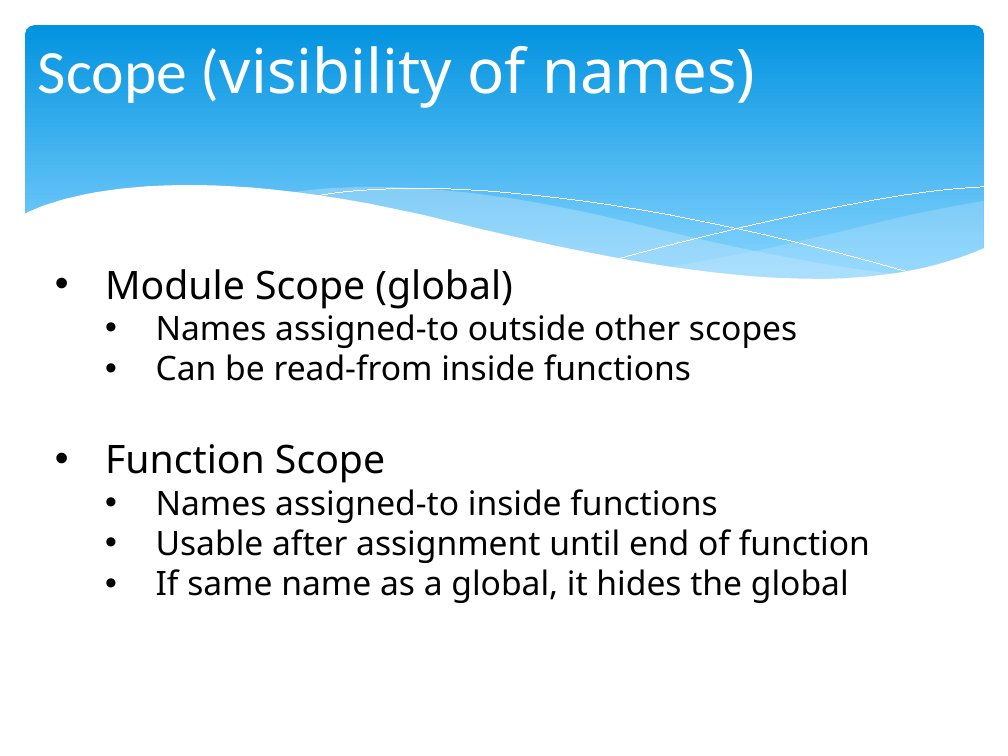
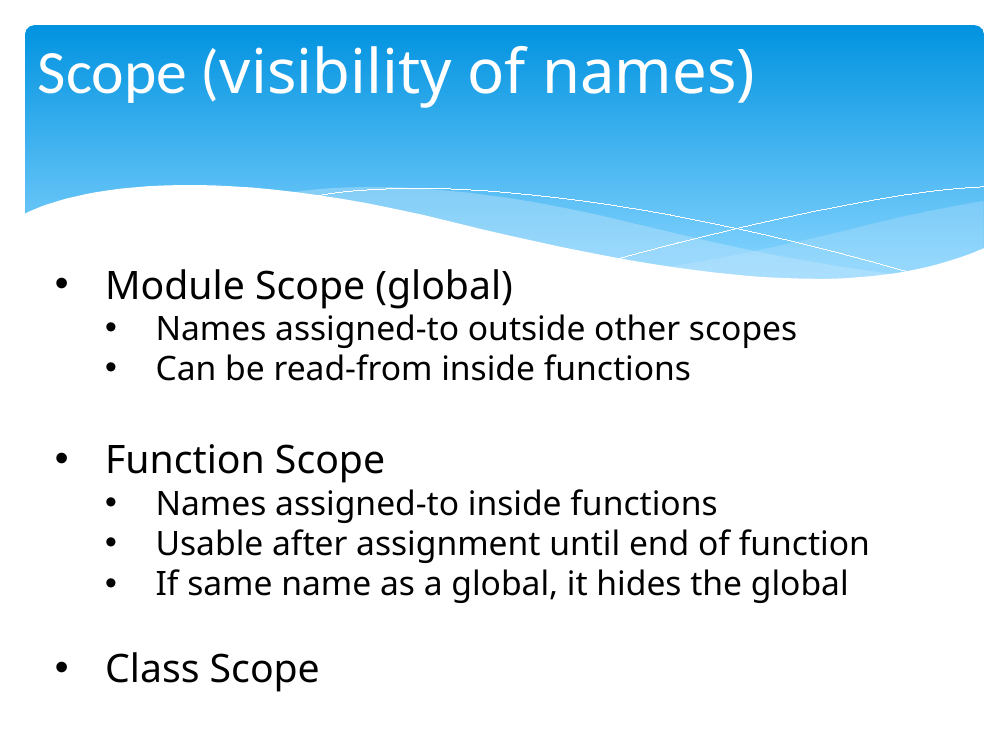
Before and after one commit to chris-turps/QA_Python3, a slide deck: slide 2 of DG_06 Scope.pptx. Drawn at 1008x756 pixels with LibreOffice and Linux fonts; fonts in the diff are those of the drawing. Boxes give left, top, right and bottom in pixels: in the first picture for what was removed or moved away, otherwise in the second. Text is boxed around its words. In the diff, an @@ line names an element or a change of style, - is before the commit and + after.

```diff
--- a/DG_06 Scope.pptx
+++ b/DG_06 Scope.pptx
@@ text at [105,652,320,692]: paragraph added @@
+• Class Scope
```
Also in this commit, not shown: 2 other slides changed, 2 other files.
